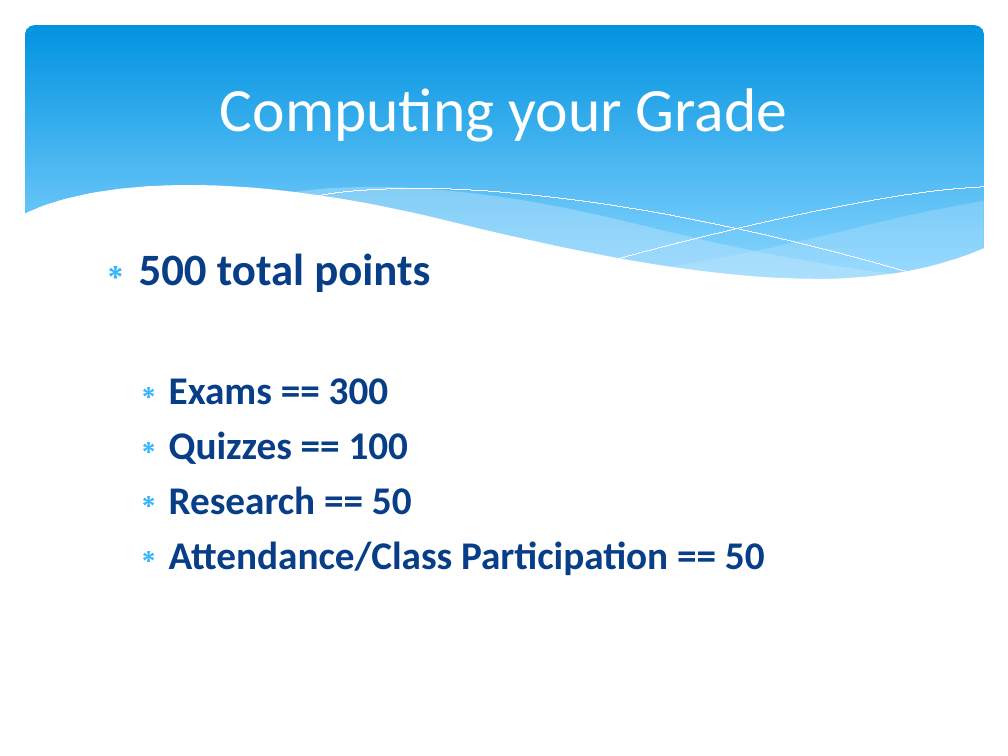
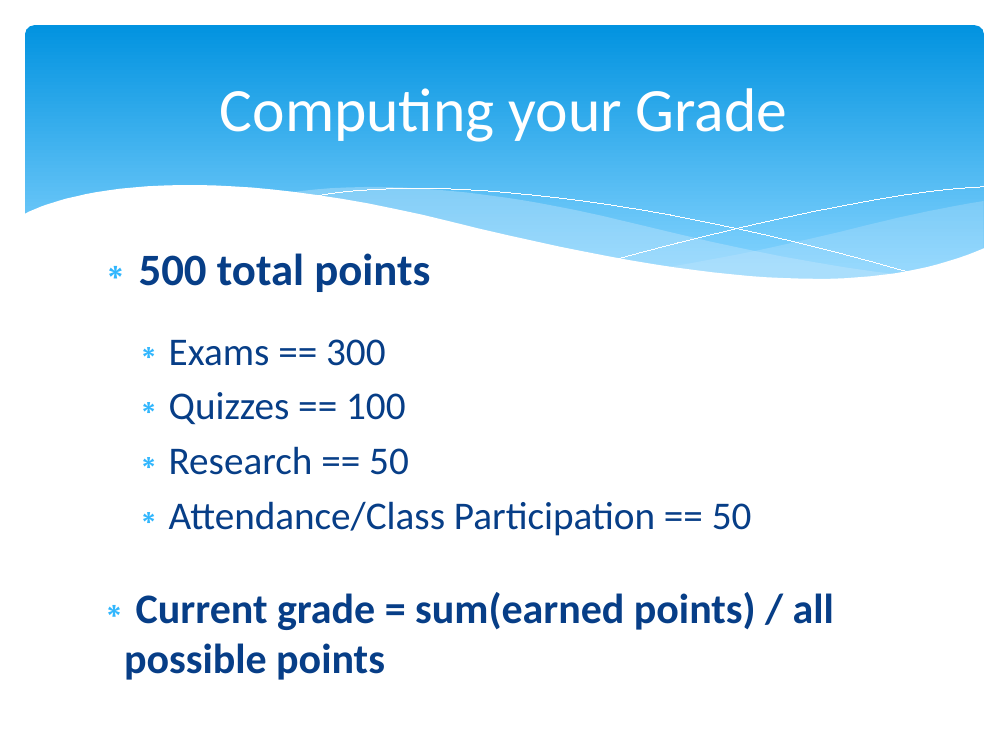
Before and after one commit to npm27/Teaching-Materials, a slide deck: slide 9 of Gen Psych II/Slides/0 Gen Psych II First Day Info.pptx. Drawn at 1008x756 pixels with LibreOffice and Linux fonts; fonts in the diff are those of the drawing. Boxes give left, top, right and bottom in pixels: in the first picture for what was removed or moved away, otherwise in the second. Text is boxed around its words. In the diff, an @@ line names an element or a change of style, - is before the commit and + after.

```diff
--- a/Gen Psych II/Slides/0 Gen Psych II First Day Info.pptx
+++ b/Gen Psych II/Slides/0 Gen Psych II First Day Info.pptx
@@ text at (169,339,752,536): bold off in "Exams == 300", "Quizzes == 100", "Research == 50", "Attendance/Class Participation == 50" @@
@@ text at (124,592,834,680): paragraph added @@
+  ∗ Current grade = sum(earned points) / all possible points
```
Also in this commit, not shown: 1 other slide changed, 8 other files.
